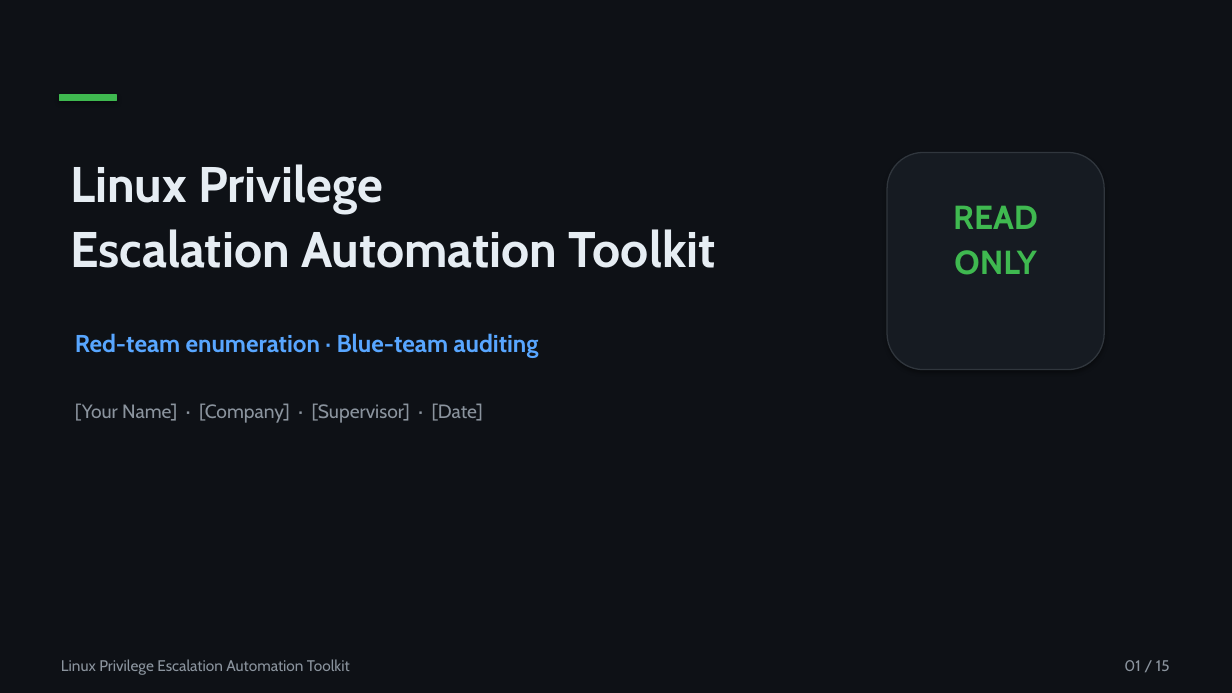
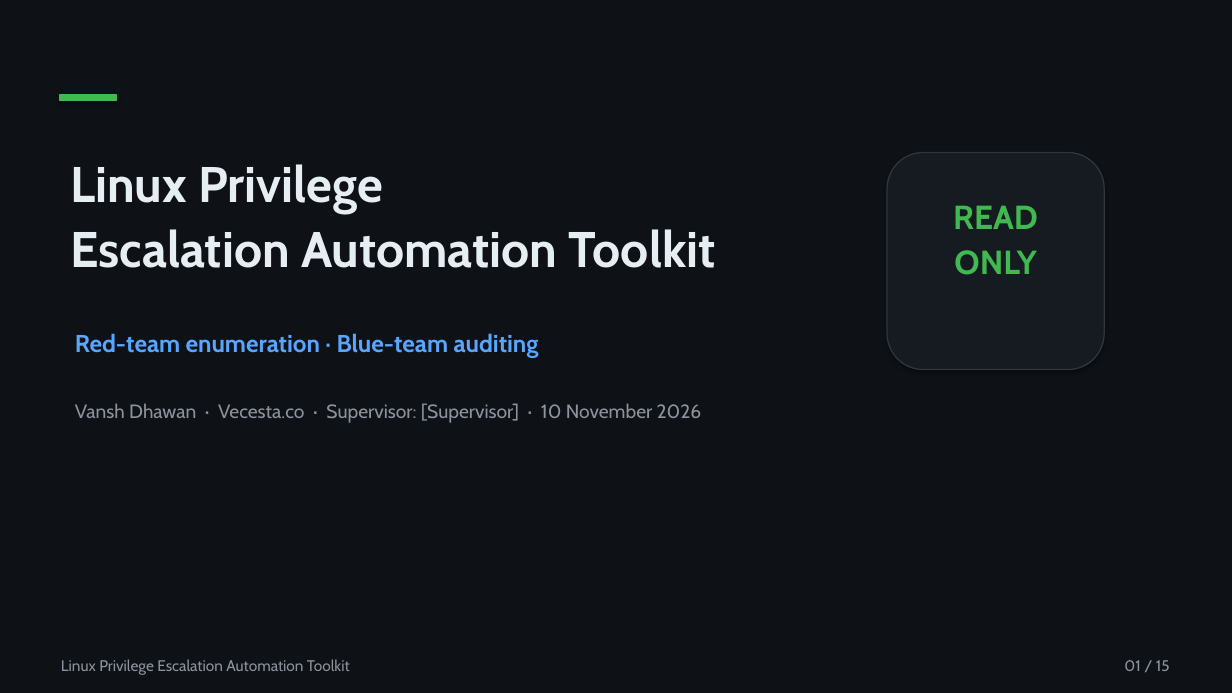
Before and after one commit to Vecesta-co/linux-privesc-toolkit, a slide deck: slide 1 of docs/Final_Presentation.pptx. Drawn at 1232x693 pixels with LibreOffice and Linux fonts; fonts in the diff are those of the drawing. Boxes give left, top, right and bottom in pixels: in the first picture for what was removed or moved away, otherwise in the second. Text is boxed around its words. In the diff, an @@ line names an element or a change of style, - is before the commit and + after.

```diff
--- a/docs/Final_Presentation.pptx
+++ b/docs/Final_Presentation.pptx
@@ text at box(75, 403, 702, 423): text changed @@
-[Your Name] · [Company] · [Supervisor] · [Date]
+Vansh Dhawan · Vecesta.co · Supervisor: [Supervisor] · 10 November 2026
```
Also in this commit, not shown: 4 other slides changed, 21 other files.
